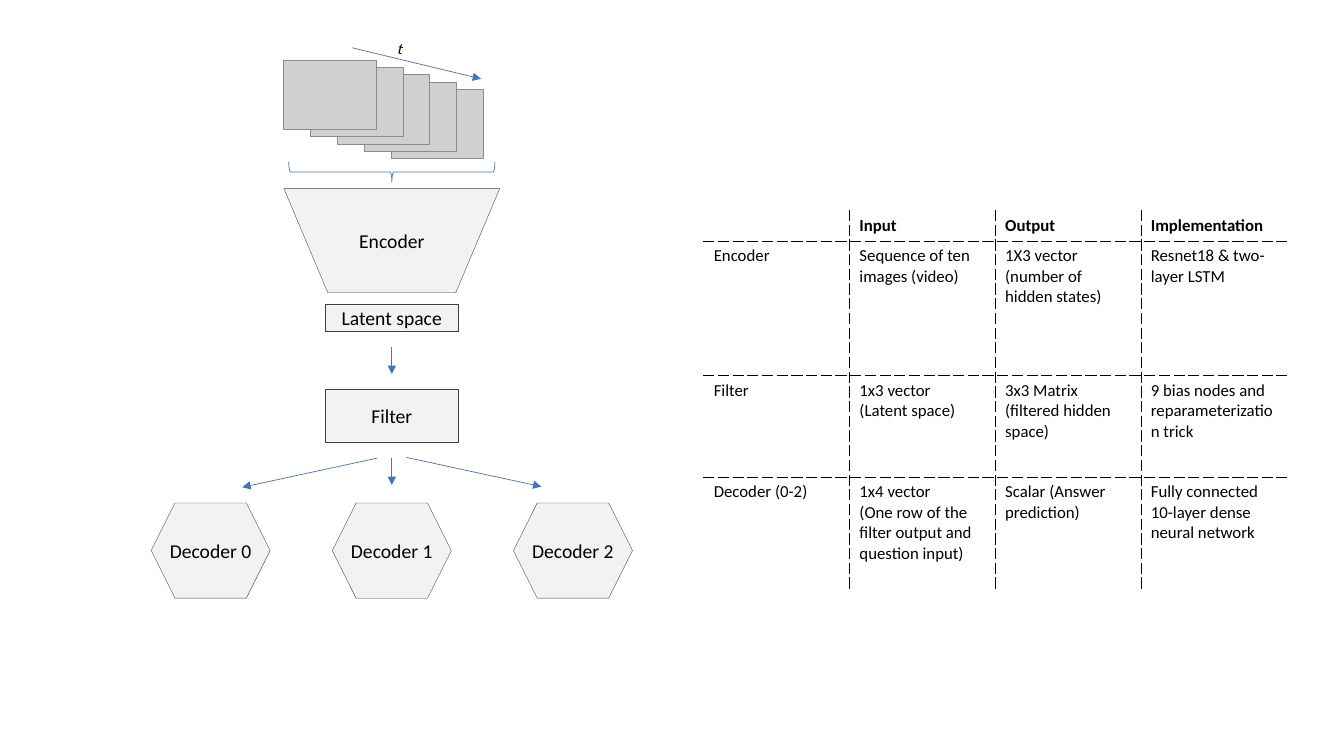
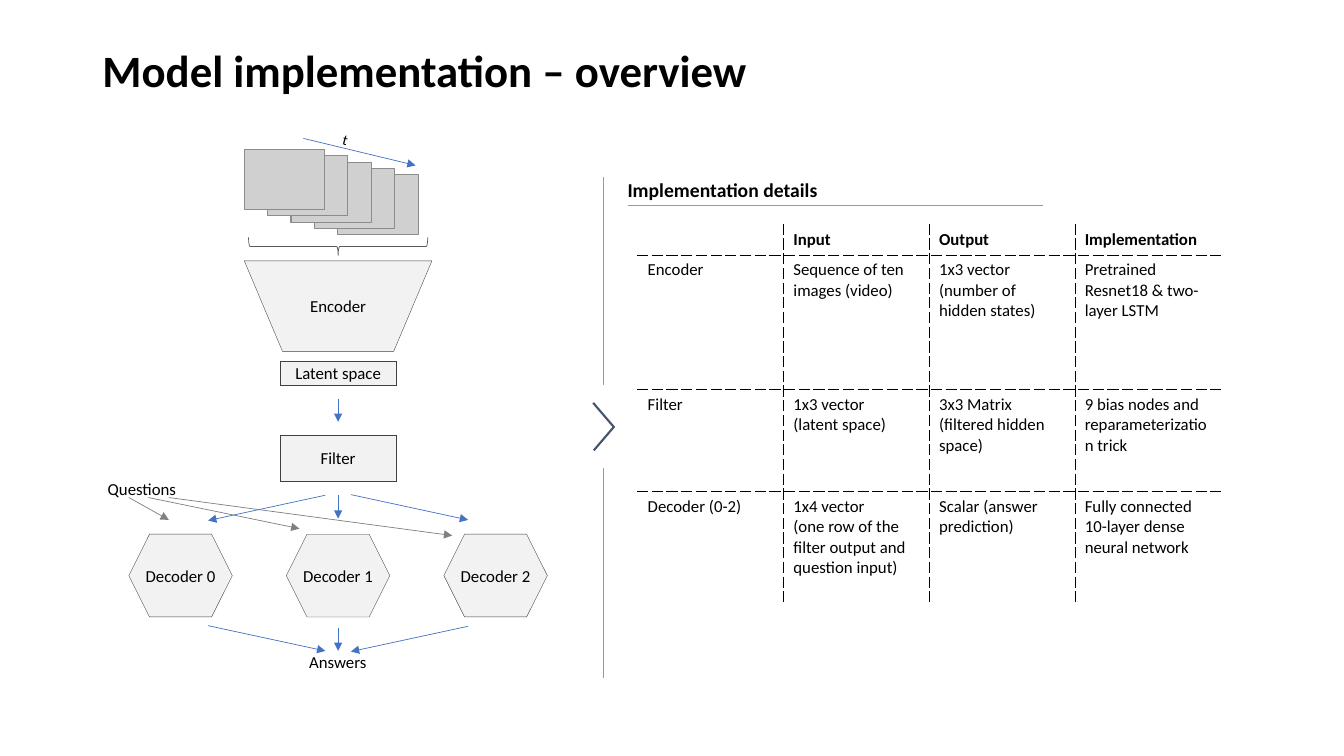
Before and after one commit to hsteude/mario-communicating-agents, a slide deck: slide 3 of resources/figures/Presentation2.pptx (slide 2 before the commit). Drawn at 1344x756 pixels with LibreOffice and Linux fonts; fonts in the diff are those of the drawing; grey boxes stand for pictures; background and template pictures are left out. Boxes give left, top, right and bottom in pixels: in the first picture for what was removed or moved away, otherwise in the second. Text is boxed around its words. In the diff, an @@ line names an element or a change of style, - is before the commit and + after.

```diff
--- a/resources/figures/Presentation2.pptx
+++ b/resources/figures/Presentation2.pptx
@@ title added at <box>102,55,747,94</box>, 32 pt, text #000000, bold @@
+Model implementation – overview
@@ picture: place and size @@
-picture at <box>284,60,377,130</box>
+picture at <box>244,149,325,210</box>
@@ arrow moved from (352, 47) - (481, 79) to (303, 138) - (415, 165) @@
@@ text "t": place and size @@
-text "t" at <box>397,44,402,54</box>
+text "t" at <box>342,135,347,148</box>
@@ text "t" at <box>342,135,347,148</box>: size 11 to 10.5 pt @@
@@ picture: place and size @@
-picture at <box>311,68,403,137</box>
+picture at <box>268,156,349,217</box>
@@ picture: place and size @@
-picture at <box>338,75,431,144</box>
+picture at <box>291,162,372,223</box>
@@ picture: place and size @@
-picture at <box>365,83,458,152</box>
+picture at <box>315,168,395,229</box>
@@ picture: place and size @@
-picture at <box>391,90,484,159</box>
+picture at <box>338,174,418,235</box>
@@ line added from (604, 678) to (604, 177), #999999 0.25 pt dashed @@
@@ text added at <box>628,183,817,200</box>, 14 pt, text #000000, bold @@
+Implementation details
@@ line added from (628, 206) to (1043, 206), #999999 0.25 pt @@
@@ right brace: place and size @@
-right brace at <box>288,161,495,182</box>
+right brace at <box>248,238,427,256</box>
@@ right brace at <box>248,238,427,256</box>: outline #4472C4 0.5 pt to #595959 0.5 pt @@
@@ table at <box>638,225,1223,606</box> @@
-row 2, column 3: 1X3 vector (number of hidden states)
+row 2, column 3: 1x3 vector (number of hidden states)
-row 2, column 4: Resnet18 & two-layer LSTM
+row 2, column 4: Pretrained Resnet18 & two-layer LSTM
-row 3, column 2: 1x3 vector / (Latent space)
+row 3, column 2: 1x3 vector / (latent space)
-row 4, column 2: 1x4 vector / (One row of the filter output and question input)
+row 4, column 2: 1x4 vector / (one row of the filter output and question input)
-row 4, column 3: Scalar (Answer prediction)
+row 4, column 3: Scalar (answer prediction)
@@ table: place and size @@
-table at <box>704,211,1289,592</box>
+table at <box>638,225,1223,606</box>
@@ trapezoid: place and size @@
-trapezoid at <box>284,189,500,292</box>
+trapezoid at <box>244,261,432,352</box>
@@ size 14 to 12 pt in 6 elements at <box>129,534,233,617</box>, <box>286,534,390,617</box>, <box>444,534,547,617</box>, <box>280,436,395,481</box>, <box>280,362,395,385</box>, <box>310,300,366,312</box> @@
@@ text "Encoder": place and size @@
-text "Encoder" at <box>359,234,424,248</box>
+text "Encoder" at <box>310,300,366,312</box>
@@ rectangle "Latent space": place and size @@
-rectangle "Latent space" at <box>326,304,458,332</box>
+rectangle "Latent space" at <box>280,362,395,385</box>
@@ rectangle added at <box>593,385,615,469</box>, fill #FFFFFF @@
@@ arrow moved from (392, 347) - (392, 374) to (338, 398) - (338, 422) @@
@@ freeform shape added at <box>593,403,613,451</box>, outline #44546A 1.5 pt @@
@@ rectangle "Filter": place and size @@
-rectangle "Filter" at <box>326,390,458,443</box>
+rectangle "Filter" at <box>280,436,395,481</box>
@@ arrow moved from (377, 459) - (242, 487) to (326, 495) - (208, 520) @@
@@ arrow moved from (392, 459) - (392, 485) to (338, 495) - (338, 519) @@
@@ arrow moved from (406, 458) - (541, 487) to (351, 495) - (468, 520) @@
@@ hexagon "Decoder 0": place and size @@
-hexagon "Decoder 0" at <box>151,503,270,598</box>
+hexagon "Decoder 0" at <box>129,534,233,617</box>
@@ hexagon "Decoder 1": place and size @@
-hexagon "Decoder 1" at <box>333,503,452,598</box>
+hexagon "Decoder 1" at <box>286,534,390,617</box>
@@ hexagon "Decoder 2": place and size @@
-hexagon "Decoder 2" at <box>513,503,632,598</box>
+hexagon "Decoder 2" at <box>444,534,547,617</box>
@@ group added at <box>108,483,468,668</box>: 6 arrows, 2 texts @@
+Questions
+Answers
```
Also in this commit, not shown: 6 slides added, 1 slide removed, 3 other files.
